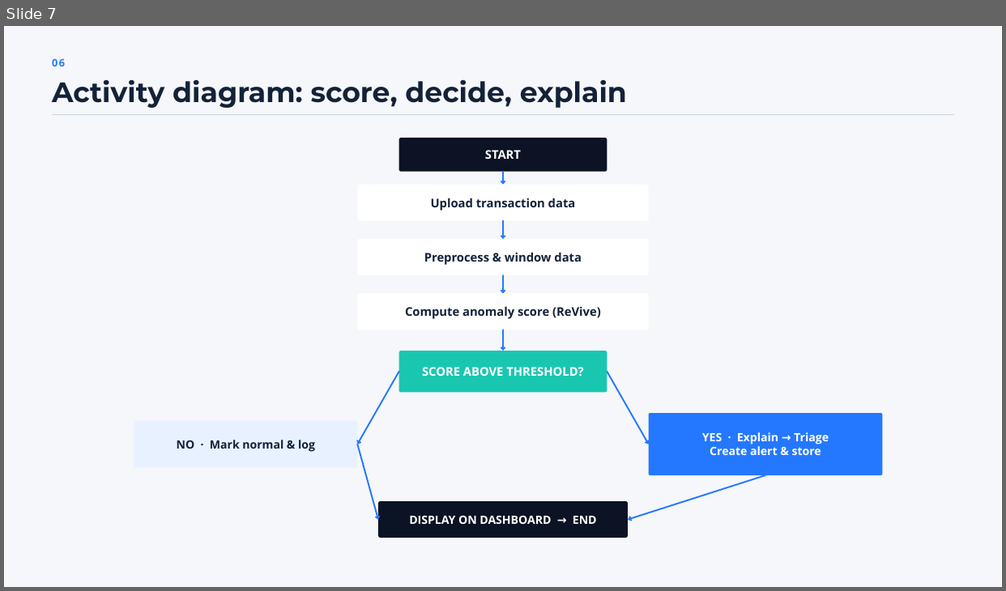
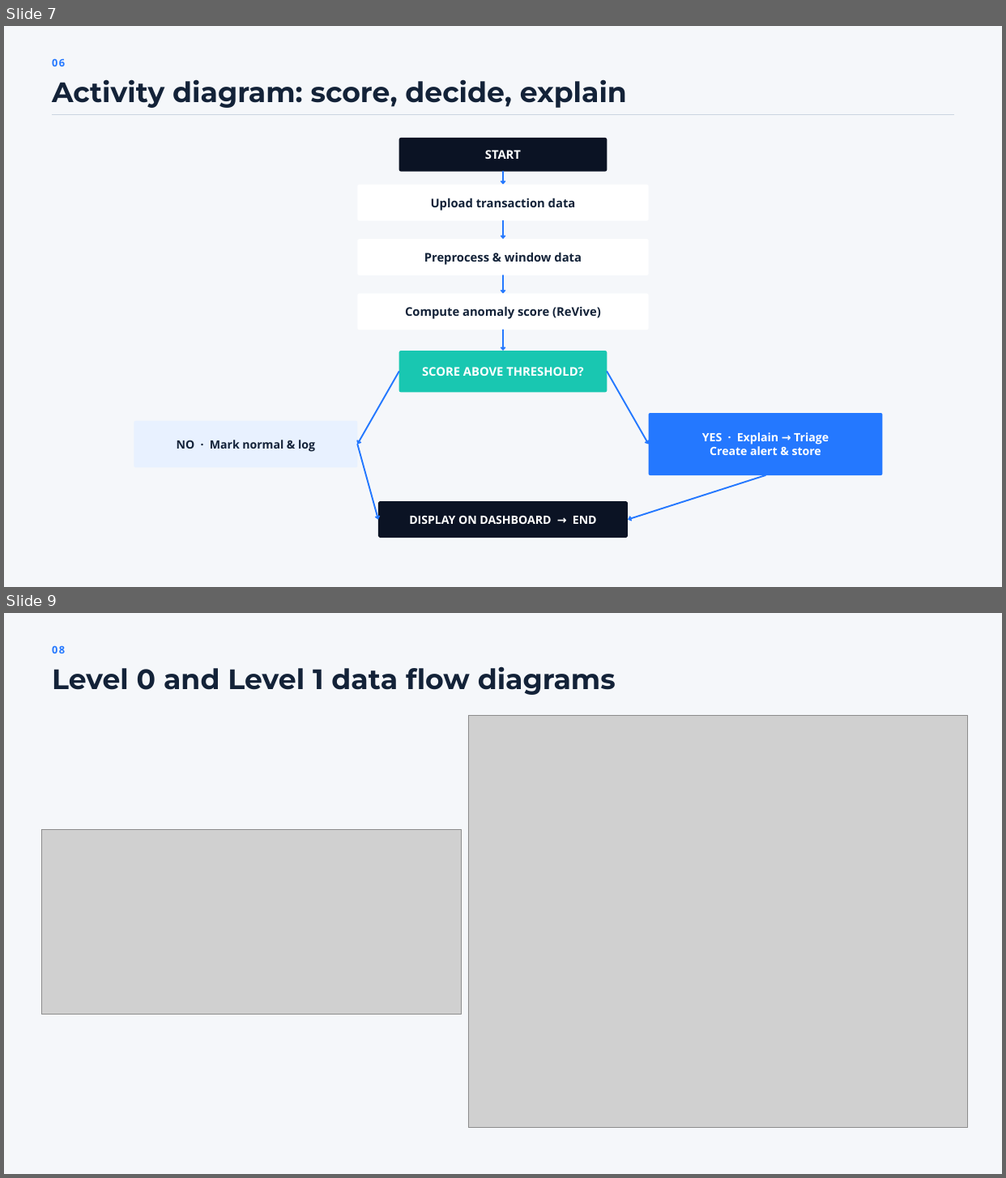
Before and after one commit to aakritisharma001/ucs503p-202627-ReVive, a slide deck: project-report-prototype-stage/ReVive-prototype.pptx. Shown one above the other, each under a label of ours: slide 7 before the commit, slides 7 and 9 after it; the slides between them are not shown. The pictures are 1006x591 and 1006x1178 pixels, drawn with LibreOffice and Linux fonts; fonts in the diff are those of the drawing; grey boxes stand for pictures. Boxes give left, top, right and bottom in pixels: in the first picture for what was removed or moved away, otherwise in the second. Text is boxed around its words. In the diff, an @@ line names an element or a change of style, - is before the commit and + after.

Commit message:
Integrate ReVive system design diagrams

```diff
--- a/project-report-prototype-stage/ReVive-prototype.pptx
+++ b/project-report-prototype-stage/ReVive-prototype.pptx
@@ slide 9 added at [4, 613, 1002, 1174], background #F5F7FA @@
@@ text added at [52, 645, 65, 653], 15 pt, text #2478FF, bold @@
+08
@@ text added at [52, 666, 616, 695], 40.5 pt, text #132238, bold @@
+Level 0 and Level 1 data flow diagrams
@@ picture added at [468, 716, 967, 1128] @@
@@ picture added at [42, 829, 461, 1014] @@
```
Also in this commit, not shown: 2 slides changed, 1 slide removed, 15 other files.
